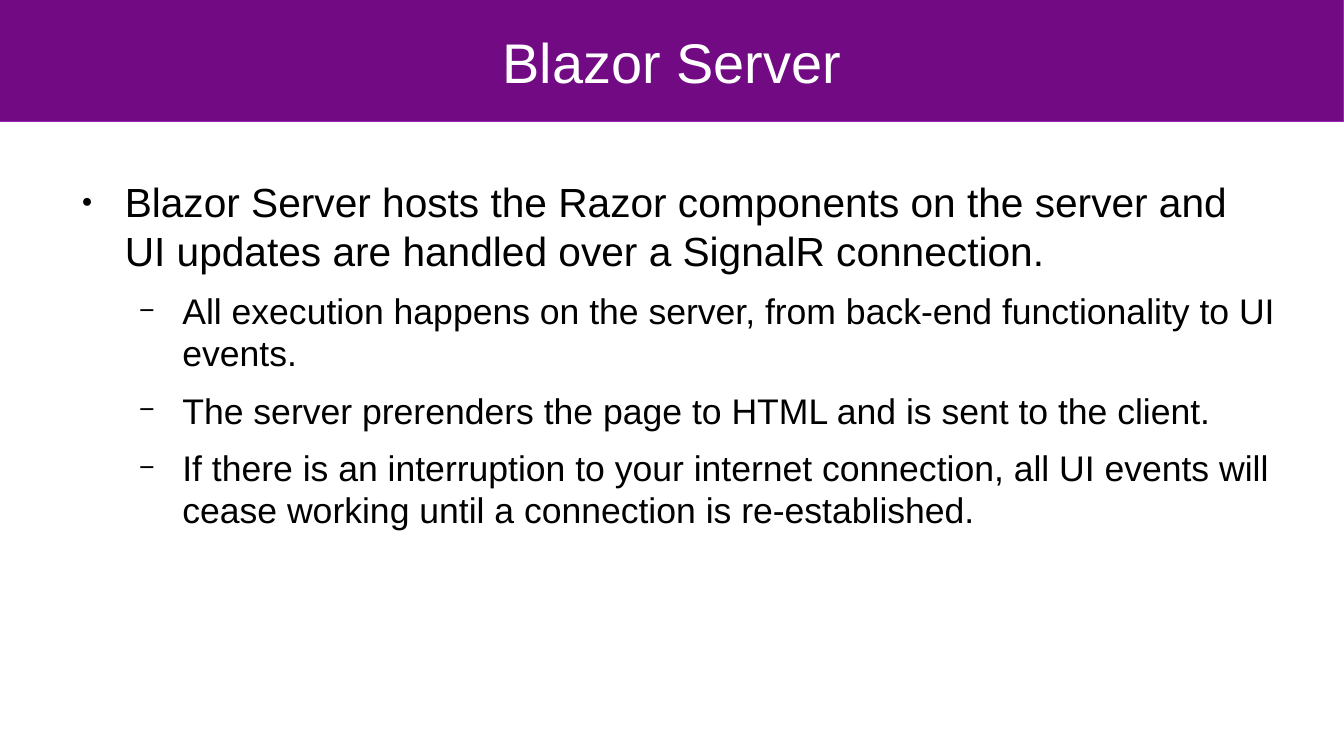
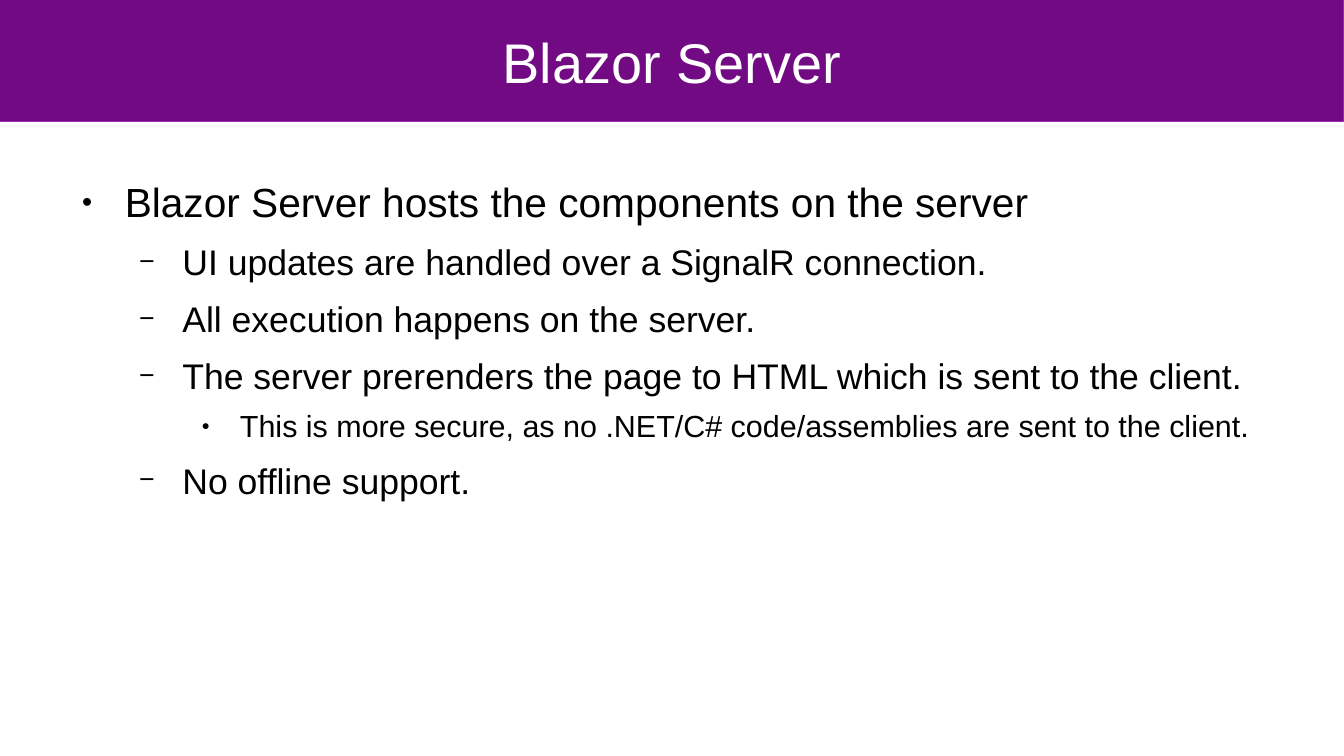
Before and after one commit to wheat32/BlazorTest, a slide deck: slide 5 of blazor_short.odp. Drawn at 1344x756 pixels with LibreOffice and Linux fonts; fonts in the diff are those of the drawing. Boxes give left, top, right and bottom in pixels: in the first picture for what was removed or moved away, otherwise in the second. Text is boxed around its words. In the diff, an @@ line names an element or a change of style, - is before the commit and + after.

```diff
--- a/blazor_short.odp
+++ b/blazor_short.odp
@@ text at bbox=[125, 187, 1249, 501]: text changed @@
-● Blazor Server hosts the Razor components on the server and UI updates are handled over a SignalR connection.
-  − All execution happens on the server, from back-end functionality to UI events.
-  − The server prerenders the page to HTML and is sent to the client.
-  − If there is an interruption to your internet connection, all UI events will cease working until a connection is re-established.
+● Blazor Server hosts the components on the server
+  − UI updates are handled over a SignalR connection.
+  − All execution happens on the server.
+  − The server prerenders the page to HTML which is sent to the client.
+    ● This is more secure, as no .NET/C# code/assemblies are sent to the client.
+  − No offline support.
```
Also in this commit, not shown: 3 other slides changed, 2 slides added, 4 other files.
